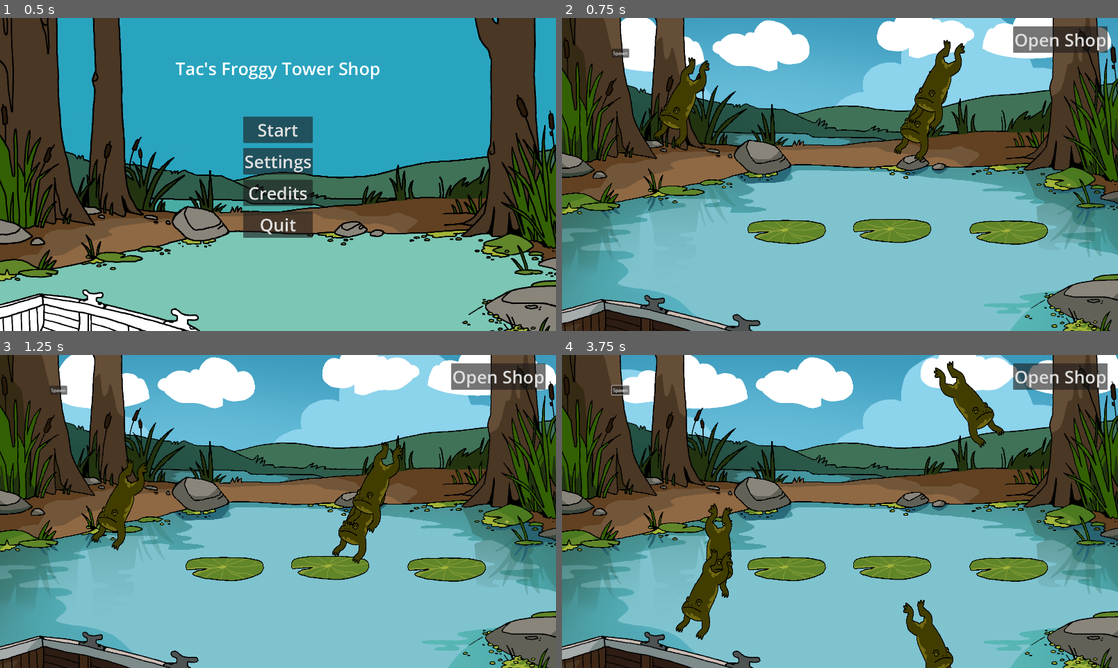
Above: before the commit, frames 1-4 (two rows, left to right).
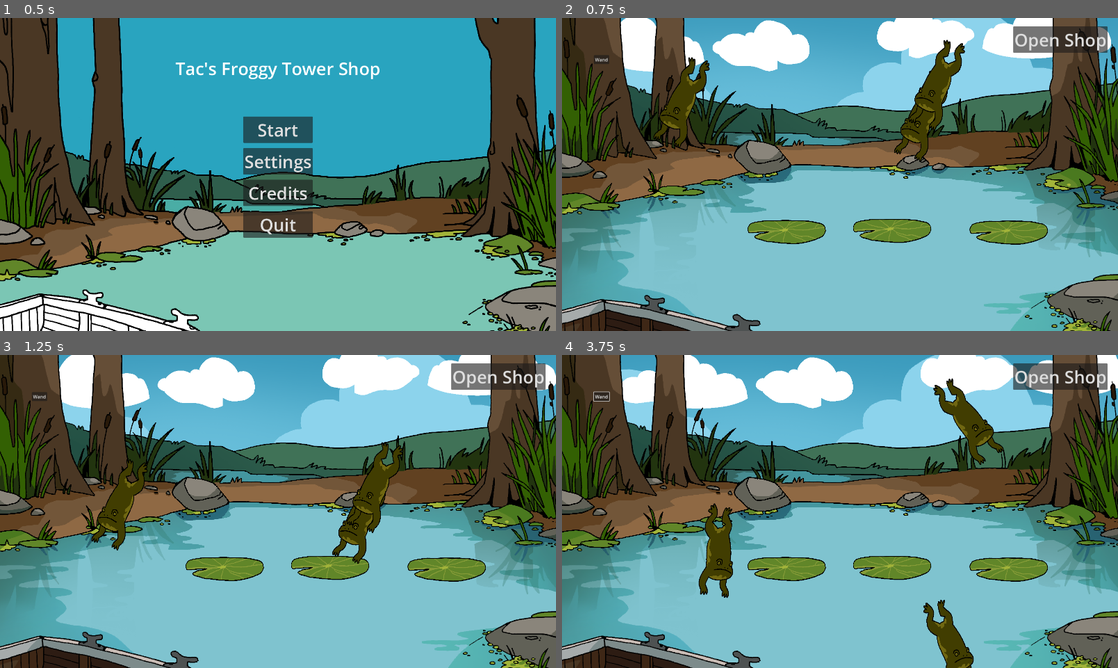
Above: after the commit, the same moments.

Repository: NotTom31/FroggeeToadems
Game: Godot game, scene res://Scenes/UI/MainMenu.tscn
Two runs of this game, one before a commit and one after it. Both use one fixed random seed, a clock stepped at 60 frames per second and the inputs below.
Inputs (mouse positions are in pixels of both pictures, inside the frame that each line leads up to):
- Up to frame 1 (0.5 s): no input
- Up to frame 2 (0.75 s): click "Start" at 0.5 s
- Up to frame 3 (1.25 s): no input
- Up to frame 4 (3.75 s): click "Spawn" (after the commit: "Wand") at 1.25 s; move the mouse to (923, 655) at 2.02 s; hold Right (ui_right) 2.03-3.53 s; click (923, 655) at 2.17 s; tap Up (ui_up) at 2.27, 3.02 s; move the mouse to (923, 664) at 2.77 s; click (923, 664) at 2.92 s; move the mouse to (706, 605) at 3.52 s; hold Left (ui_left) from 3.53 s (still down); click (706, 605) at 3.67 s

Frame 1 is identical in both runs. In frame 2, 0.2% of the frame differs, in the area x 5-13%, y 9-15%; in frame 3, 0.2%; in frame 4, 4.1%, in the area x 5-80%, y 1-100%.
Error before the commit: Invalid access to property or key 'state' on a base object of type 'Nil'. (res://Code/FrogLogic/FrogTypes/basic_frog.gd:60)

Commit message:
Implemented frog magic on tom branch

Diff:
--- a/Code/Managers/magic_manager.gd
+++ b/Code/Managers/magic_manager.gd
@@ -29,23 +29,25 @@
 	{ FrogType.SMALL : 2 },		# 1: summon basic
 	{ FrogType.FAT : 2 },		# 2: summon basic
 	{ FrogType.MUD : 2 },		# 3: summon basic
-	{ FrogType.BASIC : 3 },		# 4: summon tropical
-	{ FrogType.TROPICAL : 3 },	# 5: summon mud
-	{ FrogType.BASIC : 2, FrogType.TROPICAL : 2 }, # 6: summon small
-	{ FrogType.SMALL : 3, FrogType.MUD : 3 } # 7: summon fat
+	{ FrogType.BASIC : 2 },		# 4: summon basic
+	{ FrogType.BASIC : 3 },		# 5: summon tropical
+	{ FrogType.TROPICAL : 3 },	# 6: summon mud
+	{ FrogType.BASIC : 2, FrogType.TROPICAL : 2 }, # 7: summon small
+	{ FrogType.SMALL : 3, FrogType.MUD : 3 }, # 8: summon fat
+
 ]
 signal Summon(type: FrogType)
 func cast_spell(index : int) -> void:
 	match index:
-		0, 1, 2, 3:
+		0, 1, 2, 3, 4:
 			Summon.emit(FrogType.BASIC)
-		4:
+		5:
 			Summon.emit(FrogType.TROPICAL)
-		5:
+		6:
 			Summon.emit(FrogType.MUD)
-		6:
+		7:
 			Summon.emit(FrogType.SMALL)
-		7:
+		8:
 			Summon.emit(FrogType.FAT)
 		_:
 			print("tried to cast an invalid spell")
--- a/Scenes/Frogs/FrogTypes/basic_frog.tscn
+++ b/Scenes/Frogs/FrogTypes/basic_frog.tscn
@@ -57,6 +57,7 @@
 [sub_resource type="RectangleShape2D" id="RectangleShape2D_skv3v"]
 
 [node name="BasicFrog" type="CharacterBody2D"]
+collision_layer = 2
 script = ExtResource("1_rxiyf")
 
 [node name="StateMachine" type="Node2D" parent="." node_paths=PackedStringArray("initial_state")]
--- a/Scenes/Frogs/FrogTypes/fat_frog.tscn
+++ b/Scenes/Frogs/FrogTypes/fat_frog.tscn
@@ -45,6 +45,7 @@
 }]
 
 [node name="FatFrog" instance=ExtResource("1_wieqn")]
+type = 3
 
 [node name="AnimatedSprite2D" parent="." index="1"]
 sprite_frames = SubResource("SpriteFrames_45081")
--- a/Scenes/Frogs/FrogTypes/mud_frog.tscn
+++ b/Scenes/Frogs/FrogTypes/mud_frog.tscn
@@ -41,6 +41,7 @@
 }]
 
 [node name="MudFrog" instance=ExtResource("1_3yfop")]
+type = 4
 
 [node name="AnimatedSprite2D" parent="." index="1"]
 sprite_frames = SubResource("SpriteFrames_rm5ts")
--- a/Scenes/Frogs/FrogTypes/small_frog.tscn
+++ b/Scenes/Frogs/FrogTypes/small_frog.tscn
@@ -45,6 +45,7 @@
 }]
 
 [node name="SmallFrog" instance=ExtResource("1_52qfp")]
+type = 2
 
 [node name="AnimatedSprite2D" parent="." index="1"]
 sprite_frames = SubResource("SpriteFrames_4xyxk")
--- a/Scenes/Levels/Test/Main-Scene-Tom.tscn
+++ b/Scenes/Levels/Test/Main-Scene-Tom.tscn
@@ -1,18 +1,26 @@
-[gd_scene load_steps=9 format=3 uid="uid://cog6dh2xtn66n"]
+[gd_scene load_steps=10 format=3 uid="uid://cog6dh2xtn66n"]
 
 [ext_resource type="Script" path="res://Code/Managers/LevelManager.gd" id="1_fwoa8"]
+[ext_resource type="PackedScene" uid="uid://bt7d6gfh7wrho" path="res://Scenes/Managers/MagicManager.tscn" id="2_k1b8b"]
 [ext_resource type="PackedScene" uid="uid://i6igjyki2wqp" path="res://Scenes/Shop_Merchant_Placeholder/canvas_shop.tscn" id="2_llarb"]
-[ext_resource type="PackedScene" uid="uid://q2eyupn7k7l2" path="res://Scenes/Frogs/FrogTypes/basic_frog.tscn" id="2_u2ubl"]
 [ext_resource type="PackedScene" uid="uid://d25bf5qdgn1h5" path="res://Scenes/Environment/Background.tscn" id="2_v13fq"]
 [ext_resource type="PackedScene" uid="uid://mv06512gy8op" path="res://Scenes/lillypad.tscn" id="3_fwopu"]
 [ext_resource type="PackedScene" uid="uid://ceqymore53p77" path="res://Scenes/Legacy/temp_ground.tscn" id="3_iya8w"]
-[ext_resource type="PackedScene" uid="uid://cv05e0eutaagt" path="res://Scenes/UI/spawn_frog_ui.tscn" id="4_kr1ir"]
+[ext_resource type="PackedScene" uid="uid://dmr6oqf0ghcpp" path="res://Scenes/UI/Wand.tscn" id="3_t5ep4"]
 [ext_resource type="PackedScene" uid="uid://d3r6wmwxqowp4" path="res://Scenes/FrogDetectionArea.tscn" id="6_fo3t6"]
 [ext_resource type="PackedScene" uid="uid://c4oeq4iblkrbg" path="res://Scenes/Frogs/frog_spawner.tscn" id="6_p8e6y"]
 
 [node name="LevelManager" type="Node2D" node_paths=PackedStringArray("frog_slots")]
 script = ExtResource("1_fwoa8")
 frog_slots = [NodePath("Lillypads/Lillypad/FrogSlot"), NodePath("Lillypads/Lillypad2/FrogSlot"), NodePath("Lillypads/Lillypad3/FrogSlot")]
+
+[node name="MagicManager" parent="." instance=ExtResource("2_k1b8b")]
+
+[node name="Wand" parent="." instance=ExtResource("3_t5ep4")]
+offset_left = 110.0
+offset_top = 128.0
+offset_right = 110.0
+offset_bottom = 128.0
 
 [node name="Background" parent="." instance=ExtResource("2_v13fq")]
 
@@ -22,33 +30,33 @@
 position = Vector2(949, 1089)
 scale = Vector2(40, 1)
 
-[node name="SpawnFrogUI" parent="." instance=ExtResource("4_kr1ir")]
-offset_left = 172.0
-offset_top = 106.0
-offset_right = 172.0
-offset_bottom = 106.0
-
 [node name="FrogSpawner" parent="." instance=ExtResource("6_p8e6y")]
 position = Vector2(980, 261)
 
 [node name="Lillypads" type="Node2D" parent="."]
 
-[node name="Lillypad" parent="Lillypads" instance=ExtResource("3_fwopu")]
+[node name="Lillypad" parent="Lillypads" node_paths=PackedStringArray("lvl_manager") instance=ExtResource("3_fwopu")]
 position = Vector2(776, 720)
+lvl_manager = NodePath("../..")
 
-[node name="Lillypad2" parent="Lillypads" instance=ExtResource("3_fwopu")]
+[node name="Lillypad2" parent="Lillypads" node_paths=PackedStringArray("lvl_manager") instance=ExtResource("3_fwopu")]
 position = Vector2(1140, 716)
+lvl_manager = NodePath("../..")
 
-[node name="Lillypad3" parent="Lillypads" instance=ExtResource("3_fwopu")]
+[node name="Lillypad3" parent="Lillypads" node_paths=PackedStringArray("lvl_manager") instance=ExtResource("3_fwopu")]
 position = Vector2(1543, 722)
+lvl_manager = NodePath("../..")
 
 [node name="FrogDetectionArea" parent="." instance=ExtResource("6_fo3t6")]
 
 [node name="CollisionShape2D" parent="FrogDetectionArea" index="0"]
 position = Vector2(962, 1006)
 
+[connection signal="Summon" from="MagicManager" to="." method="_on_magic_manager_summon"]
+[connection signal="pressed" from="Wand/Button" to="." method="_on_wand_button_pressed"]
 [connection signal="spawned_frog" from="FrogSpawner" to="." method="_on_frog_spawner_spawned_frog"]
 
+[editable path="Wand"]
 [editable path="Lillypads/Lillypad"]
 [editable path="Lillypads/Lillypad2"]
 [editable path="Lillypads/Lillypad3"]
